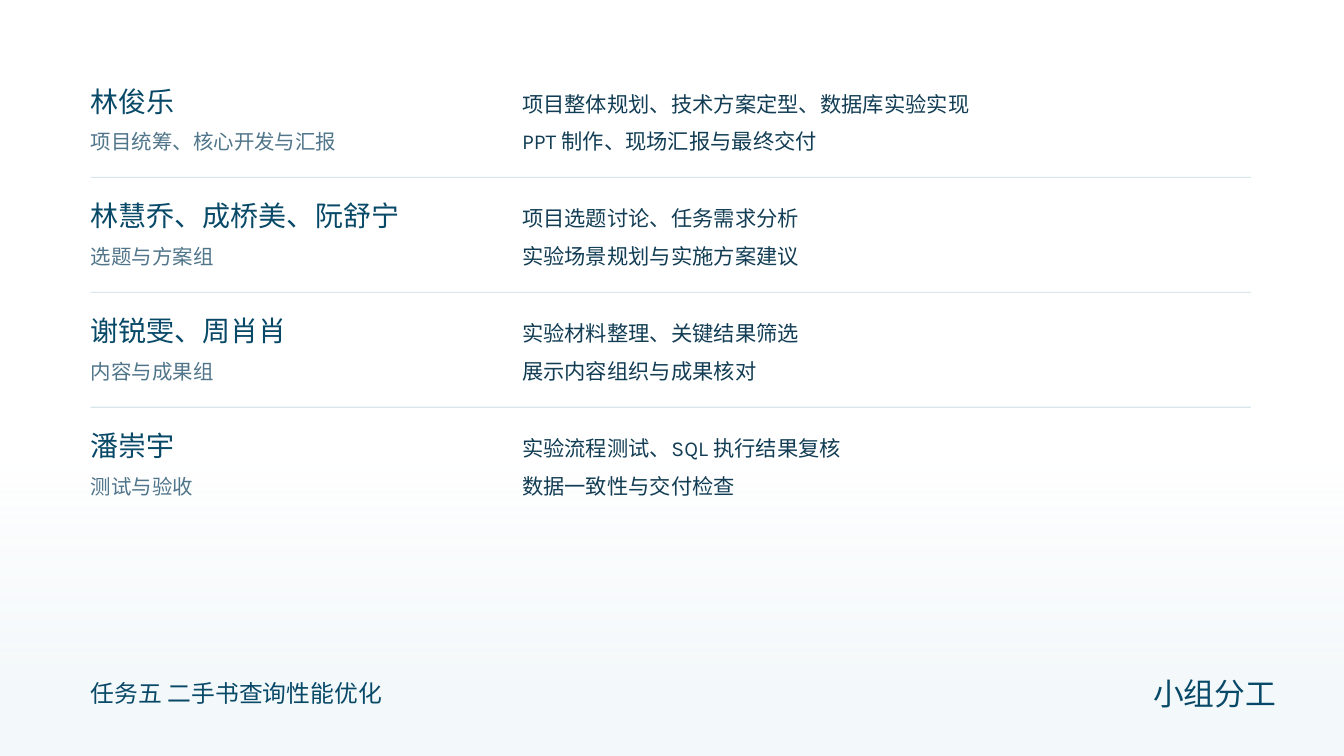
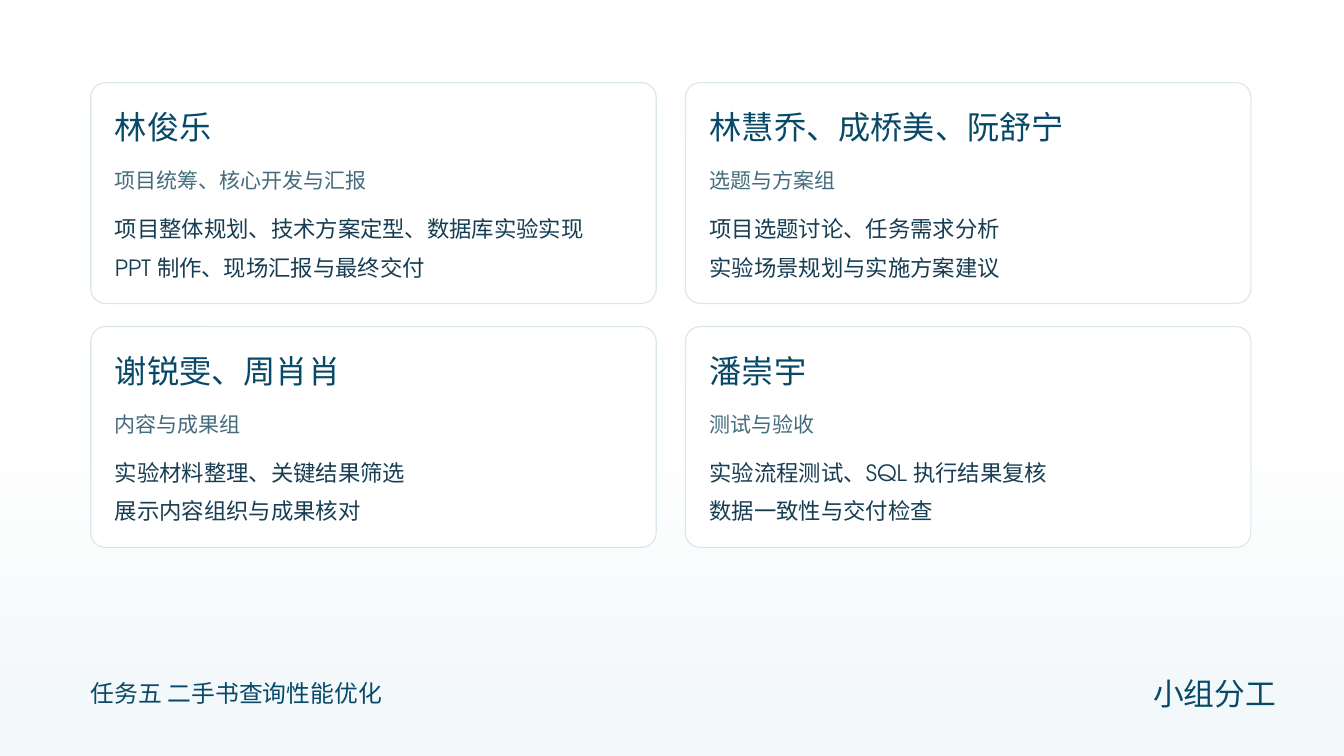
Before and after one commit to AurLemon/pageslip-demo, a slide deck: slide 9 of presentations/task-5-query-optimization.pptx. Drawn at 1344x756 pixels with LibreOffice and Linux fonts; fonts in the diff are those of the drawing. Boxes give left, top, right and bottom in pixels: in the first picture for what was removed or moved away, otherwise in the second. Text is boxed around its words. In the diff, an @@ line names an element or a change of style, - is before the commit and + after.

```diff
--- a/presentations/task-5-query-optimization.pptx
+++ b/presentations/task-5-query-optimization.pptx
@@ rounded rectangle added at (x1=91, y1=83, x2=656, y2=303), fill #FFFFFF, outline #D9E7ED 0.83 pt @@
@@ rounded rectangle added at (x1=686, y1=83, x2=1251, y2=303), fill #FFFFFF, outline #D9E7ED 0.83 pt @@
@@ text "林俊乐" moved from (x1=91, y1=88, x2=175, y2=115) to (x1=115, y1=112, x2=212, y2=142) @@
@@ text "林慧乔、成桥美、阮舒宁" moved from (x1=91, y1=202, x2=399, y2=229) to (x1=710, y1=112, x2=1064, y2=142) @@
@@ line removed from (91, 177) to (1251, 177) @@
@@ text "项目统筹、核心开发与汇报" moved from (x1=91, y1=132, x2=337, y2=151) to (x1=115, y1=170, x2=367, y2=190) @@
@@ text "选题与方案组" moved from (x1=91, y1=247, x2=214, y2=266) to (x1=710, y1=170, x2=836, y2=190) @@
@@ text "项目整体规划、技术方案定型、数据库实验实现" moved from (x1=522, y1=94, x2=969, y2=114) to (x1=115, y1=218, x2=584, y2=239) @@
@@ text "项目选题讨论、任务需求分析" moved from (x1=522, y1=208, x2=799, y2=228) to (x1=710, y1=218, x2=1000, y2=239) @@
@@ text "PPT 制作、现场汇报与最终交付" moved from (x1=522, y1=131, x2=817, y2=151) to (x1=115, y1=257, x2=425, y2=278) @@
@@ text "实验场景规划与实施方案建议" moved from (x1=522, y1=246, x2=799, y2=266) to (x1=710, y1=257, x2=1000, y2=278) @@
@@ line removed from (91, 292) to (1251, 292) @@
@@ rounded rectangle added at (x1=91, y1=327, x2=656, y2=547), fill #FFFFFF, outline #D9E7ED 0.83 pt @@
@@ rounded rectangle added at (x1=686, y1=327, x2=1251, y2=547), fill #FFFFFF, outline #D9E7ED 0.83 pt @@
@@ text "谢锐雯、周肖肖" moved from (x1=91, y1=317, x2=287, y2=344) to (x1=115, y1=356, x2=340, y2=386) @@
@@ size 20 to 23 pt, font Karla to TeX Gyre Adventor in 4 elements at (x1=115, y1=112, x2=212, y2=142), (x1=115, y1=356, x2=340, y2=386), (x1=710, y1=112, x2=1064, y2=142), (x1=710, y1=356, x2=807, y2=386) @@
@@ text "潘崇宇" moved from (x1=91, y1=432, x2=175, y2=459) to (x1=710, y1=356, x2=807, y2=386) @@
@@ line removed from (91, 407) to (1251, 407) @@
@@ text "内容与成果组" moved from (x1=91, y1=362, x2=214, y2=381) to (x1=115, y1=414, x2=241, y2=434) @@
@@ size 14.6 to 15 pt, font Karla to TeX Gyre Adventor, text colour #50758A to #446B7D in 4 elements at (x1=115, y1=170, x2=367, y2=190), (x1=115, y1=414, x2=241, y2=434), (x1=710, y1=170, x2=836, y2=190), (x1=710, y1=414, x2=815, y2=434) @@
@@ text "测试与验收" moved from (x1=91, y1=477, x2=193, y2=496) to (x1=710, y1=414, x2=815, y2=434) @@
@@ text "实验材料整理、关键结果筛选" moved from (x1=522, y1=323, x2=799, y2=343) to (x1=115, y1=462, x2=405, y2=483) @@
@@ text "实验流程测试、SQL 执行结果复核" moved from (x1=522, y1=438, x2=841, y2=460) to (x1=710, y1=462, x2=1047, y2=483) @@
@@ size 15.2 to 16 pt, font Karla to TeX Gyre Adventor, text colour #123D54 to #173D53 in 8 elements at (x1=710, y1=218, x2=1000, y2=239), (x1=710, y1=257, x2=1000, y2=278), (x1=710, y1=462, x2=1047, y2=483), (x1=710, y1=500, x2=933, y2=521), (x1=115, y1=218, x2=584, y2=239), (x1=115, y1=257, x2=425, y2=278), (x1=115, y1=462, x2=405, y2=483), (x1=115, y1=500, x2=361, y2=521) @@
@@ text "展示内容组织与成果核对" moved from (x1=522, y1=361, x2=756, y2=381) to (x1=115, y1=500, x2=361, y2=521) @@
@@ text "数据一致性与交付检查" moved from (x1=522, y1=476, x2=735, y2=496) to (x1=710, y1=500, x2=933, y2=521) @@
```
Also in this commit, not shown: 1 other file.
